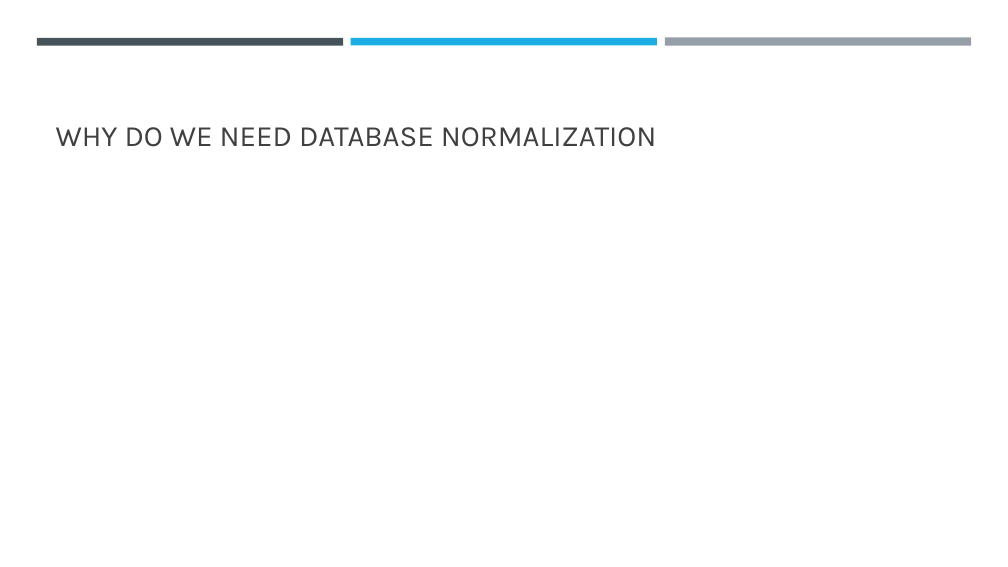
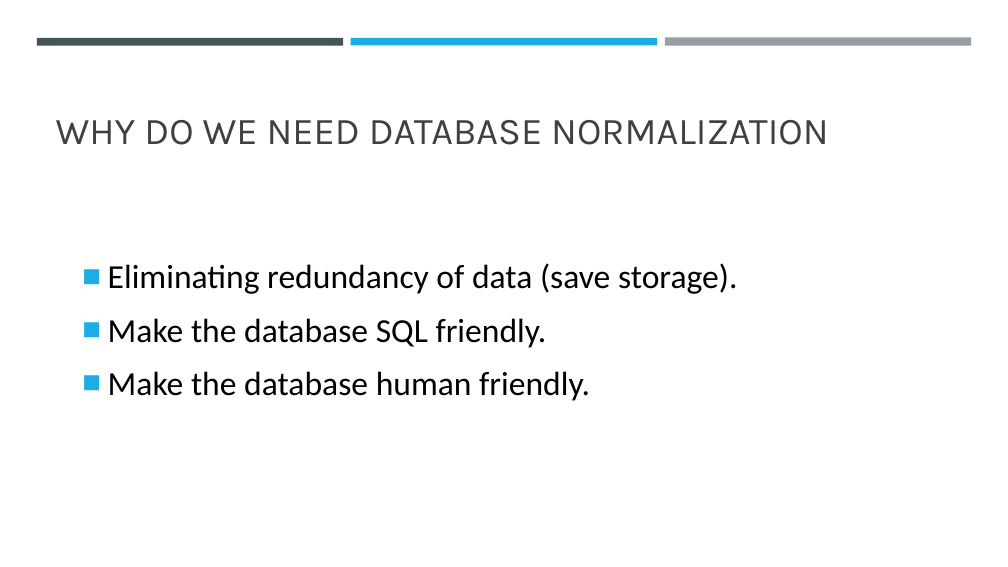
Before and after one commit to NONAME4322/ChatMate, a slide deck: slide 4 of Database normalization.pptx (slide 3 before the commit). Drawn at 1008x567 pixels with LibreOffice and Linux fonts; fonts in the diff are those of the drawing. Boxes give left, top, right and bottom in pixels: in the first picture for what was removed or moved away, otherwise in the second. Text is boxed around its words. In the diff, an @@ line names an element or a change of style, - is before the commit and + after.

```diff
--- a/Database normalization.pptx
+++ b/Database normalization.pptx
@@ title "WHY DO WE NEED DATABASE ..." at (56,120,828,145): size 28 to 36 pt @@
@@ text added at (108,263,737,401), 32 pt, text #000000 @@
+  ■ Eliminating redundancy of data (save storage).
+  ■ Make the database SQL friendly.
+  ■ Make the database human friendly.
```
Also in this commit, not shown: 7 other slides changed, 4 slides added, 2 slides removed.
